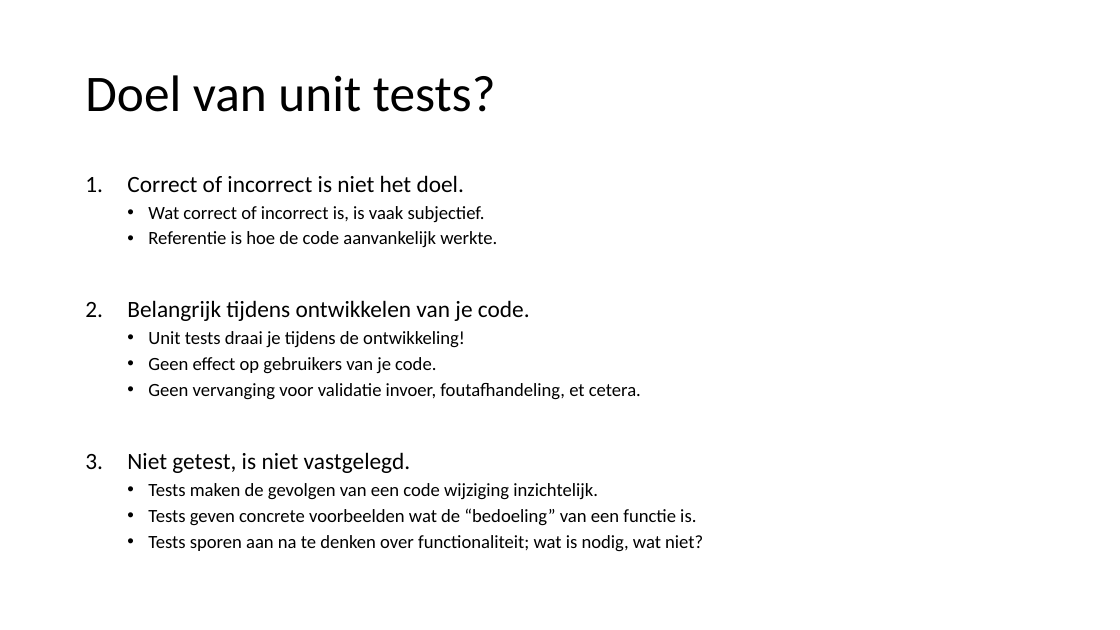
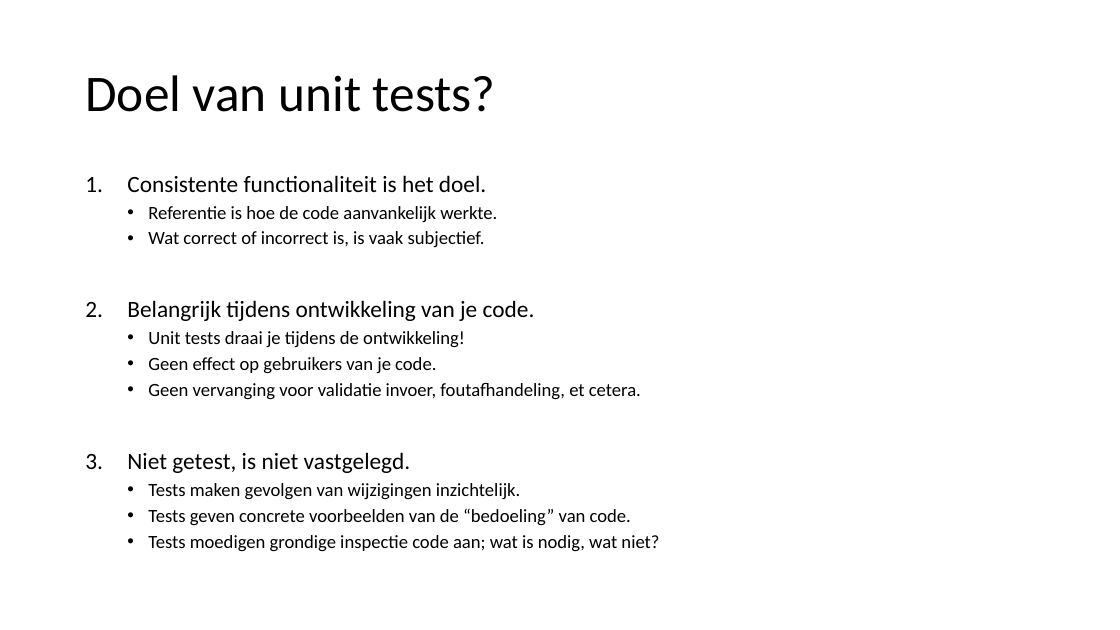
Before and after one commit to LFKoning/knowledge-sharing, a slide deck: slide 4 of unit_tests/kennissessie_unit_testing.pptx. Drawn at 1120x630 pixels with LibreOffice and Linux fonts; fonts in the diff are those of the drawing. Boxes give left, top, right and bottom in pixels: in the first picture for what was removed or moved away, otherwise in the second. Text is boxed around its words. In the diff, an @@ line names an element or a change of style, - is before the commit and + after.

Commit message:
Update unit testing slides

```diff
--- a/unit_tests/kennissessie_unit_testing.pptx
+++ b/unit_tests/kennissessie_unit_testing.pptx
@@ text at (x1=127, y1=175, x2=497, y2=223): text changed; size 20 to 16 pt @@
-1. Correct of incorrect is niet het doel.
+1. Consistente functionaliteit is het doel.
+  • Referentie is hoe de code aanvankelijk werkte.
@@ text at (x1=127, y1=300, x2=535, y2=321): text changed; size 16 to 20 pt @@
-  • Referentie is hoe de code aanvankelijk werkte.
-2. Belangrijk tijdens ontwikkelen van je code.
+2. Belangrijk tijdens ontwikkeling van je code.
@@ text at (x1=148, y1=483, x2=659, y2=552): text changed @@
-  • Tests maken de gevolgen van een code wijziging inzichtelijk.
-  • Tests geven concrete voorbeelden wat de “bedoeling” van een functie is.
-  • Tests sporen aan na te denken over functionaliteit; wat is nodig, wat niet?
+  • Tests maken gevolgen van wijzigingen inzichtelijk.
+  • Tests geven concrete voorbeelden van de “bedoeling” van code.
+  • Tests moedigen grondige inspectie code aan; wat is nodig, wat niet?
```
Also in this commit, not shown: 3 other slides changed.
